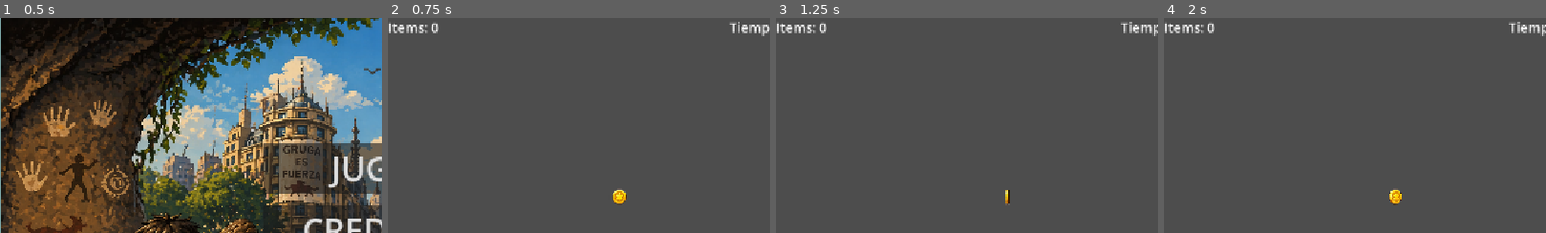
Above: before the commit, frames 1-4 (left to right).
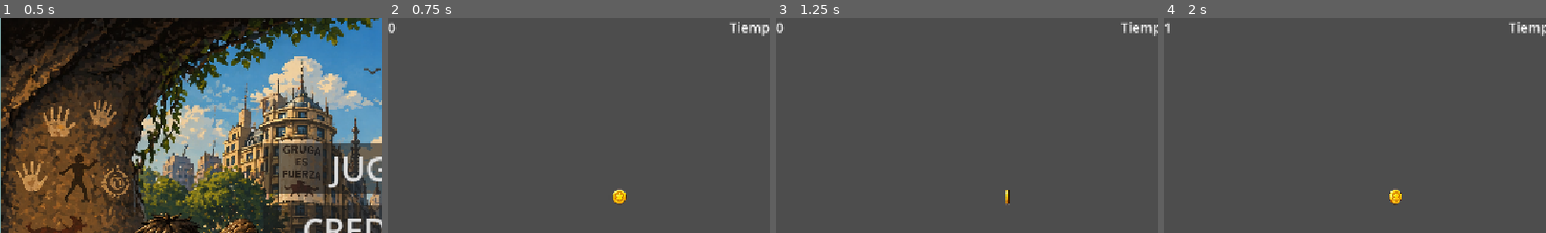
Above: after the commit, the same moments.

Repository: AnxietyFilledRaccoon/caverman_3000
Game: Godot game, scene res://menú_principal.tscn
Same seed, same stepped clock (60 frames per second), same inputs: the game is played once before the commit and once after it.
Inputs:
- Up to frame 1 (0.5 s): no input
- Up to frame 2 (0.75 s): click "JUGAR" at 0.5 s
- Up to frame 3 (1.25 s): no input
- Up to frame 4 (2 s): hold Right (ui_right) from 1.28 s (still down); tap Up (ui_up) at 1.52 s
The pictures show only the part of the screen within x 0-50%, y 0-50%; the shares and areas given below are measured in that part.

Frame 1 is identical in both runs. In frame 2, 0.3% of the frame differs, in the area x 0-14%, y 1-8%; in frame 3, 0.3%; in frame 4, 0.4%.

Commit message:
actualizacion de items
actualizacion de item recolectado

Diff:
--- /dev/null
+++ b/caverman-3000/nivel1/canvas_layer.gd
@@ -0,0 +1,4 @@
+extends CanvasLayer
+
+func _process(_delta):
+	$TextoItems.text = str(get_parent().item)
--- a/caverman-3000/nivel1/item.gd
+++ b/caverman-3000/nivel1/item.gd
@@ -10,8 +10,8 @@
 
 func _on_body_entered(body):
 	if body.is_in_group("cavernicola"):#referencia de que grupo entra en contacto con la moneda
-		print("item")
 
+		get_parent().item +=1
 		animacion.play("recojido")
 		#await(animacion.animation_finished)
 		finalizar()
--- a/caverman-3000/nivel1/juego1.tscn
+++ b/caverman-3000/nivel1/juego1.tscn
@@ -4,6 +4,7 @@
 [ext_resource type="PackedScene" uid="uid://bn53t8wyus1jo" path="res://nivel1/item.tscn" id="1_m75pg"]
 [ext_resource type="PackedScene" uid="uid://pmwdcsg6jerg" path="res://nivel1/player.tscn" id="2_epaet"]
 [ext_resource type="PackedScene" uid="uid://rqox0n2cnlyd" path="res://timer.tscn" id="4_dcelm"]
+[ext_resource type="Script" uid="uid://bwed8ti7xmduw" path="res://nivel1/canvas_layer.gd" id="4_swt8o"]
 [ext_resource type="PackedScene" uid="uid://c8rojj84k4rc3" path="res://suelo.tscn" id="5_tcv7t"]
 
 [node name="Juego1" type="Node2D" unique_id=1086814356]
@@ -25,12 +26,13 @@
 position = Vector2(26, 532)
 
 [node name="CanvasLayer" type="CanvasLayer" parent="." unique_id=1325263958]
+script = ExtResource("4_swt8o")
 
 [node name="TextoItems" type="Label" parent="CanvasLayer" unique_id=1361019393]
-offset_right = 40.0
-offset_bottom = 23.0
+offset_right = 55.0
+offset_bottom = 28.0
 theme_override_font_sizes/font_size = 20
-text = "Items: 0"
+text = "item: "
 
 [node name="Node" parent="." unique_id=783791290 instance=ExtResource("4_dcelm")]
 
--- a/caverman-3000/nivel1/juego_1.gd
+++ b/caverman-3000/nivel1/juego_1.gd
@@ -1,10 +1,10 @@
 extends Node2D
 
-var items = 0
+var item = 0
 
 func _on_moneda_recolectar_items() -> void:
-	items +=1
-	get_node("CanvasLayer/TextoItems").text = "Items: " + str(items)
+	item +=1
+	get_node("CanvasLayer/TextoItems").text = "Items: " + str(item)
 
 
 func victoria():
--- a/caverman-3000/nivel1/player.gd
+++ b/caverman-3000/nivel1/player.gd
@@ -52,9 +52,9 @@
 		items_recolectados += 1
 		print("items:", items_recolectados)
 		if items_recolectados >= meta_items:
-			ganar_juego()
+			ganar_juego() # aca puedo emitir una señal que llame al ganar juego dew gestor de eventos
 
-func ganar_juego():
+func ganar_juego(): #esto deberia estar en un gestor de eventos
 	print("ganaste")
 	##pasar a otra escena, menu o pantalla
 	get_tree().change_scene_to_file("res://menú_principal.tscn")
Not shown, added: caverman-3000/nivel1/canvas_layer.gd.uid
